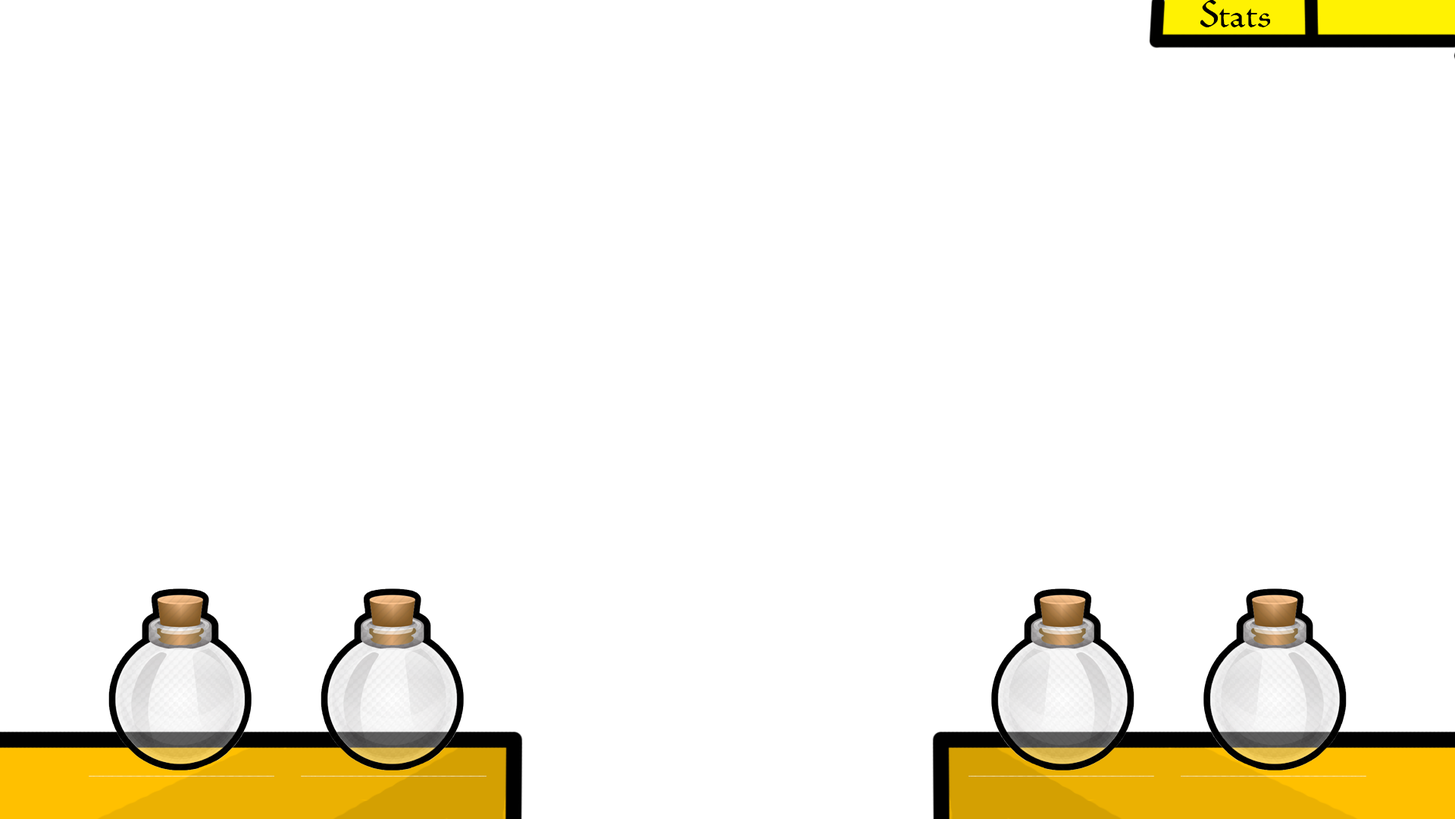
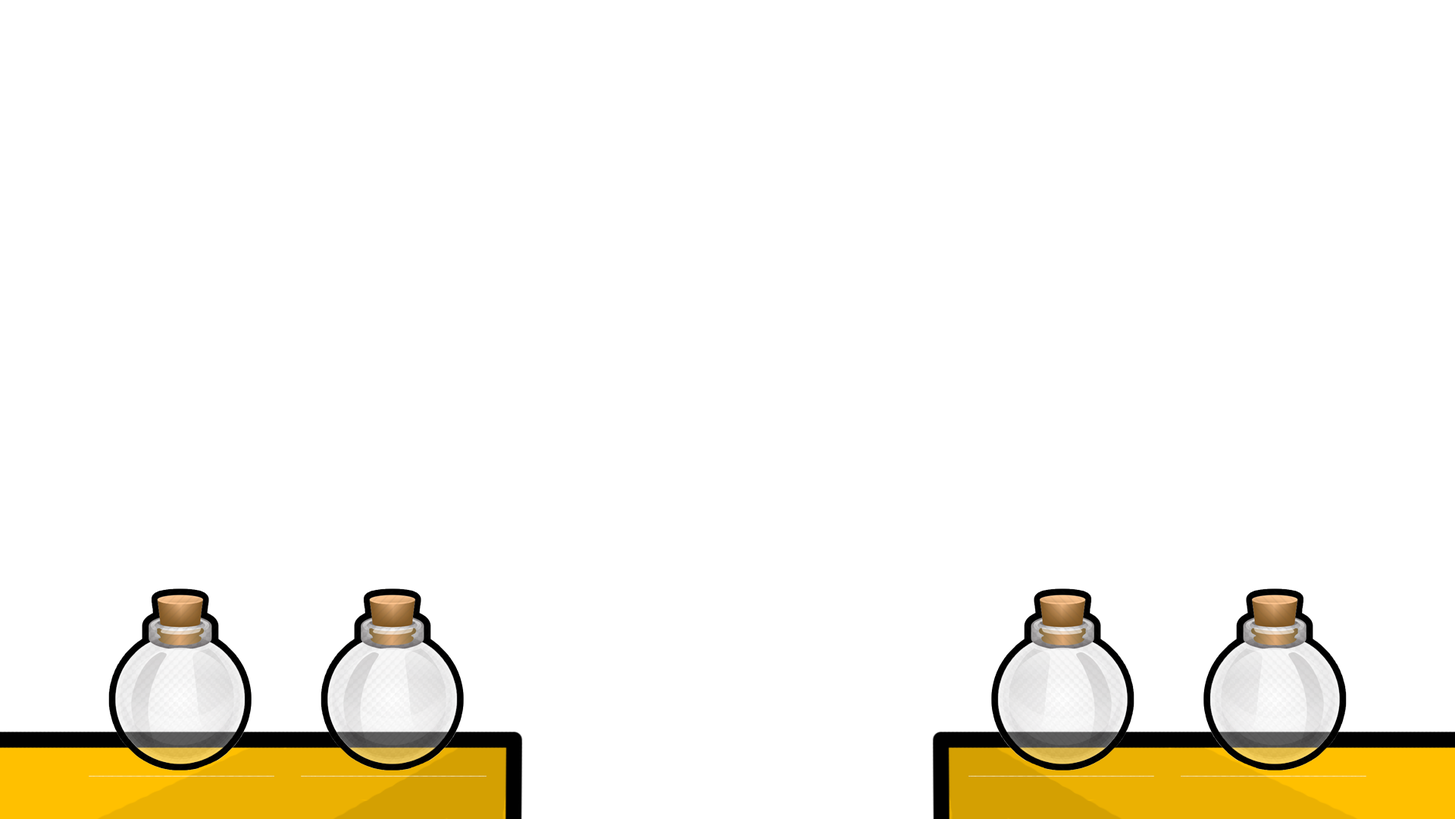
Revision of a layered w=1455, h=819 image; what changed, layer by layer:
removed layer "Stats" over [1200, 0, 1271, 28]
removed layer "Once" over [1149, 0, 1455, 60]
painted on "Duplicate" over [1151, 0, 1455, 44]
